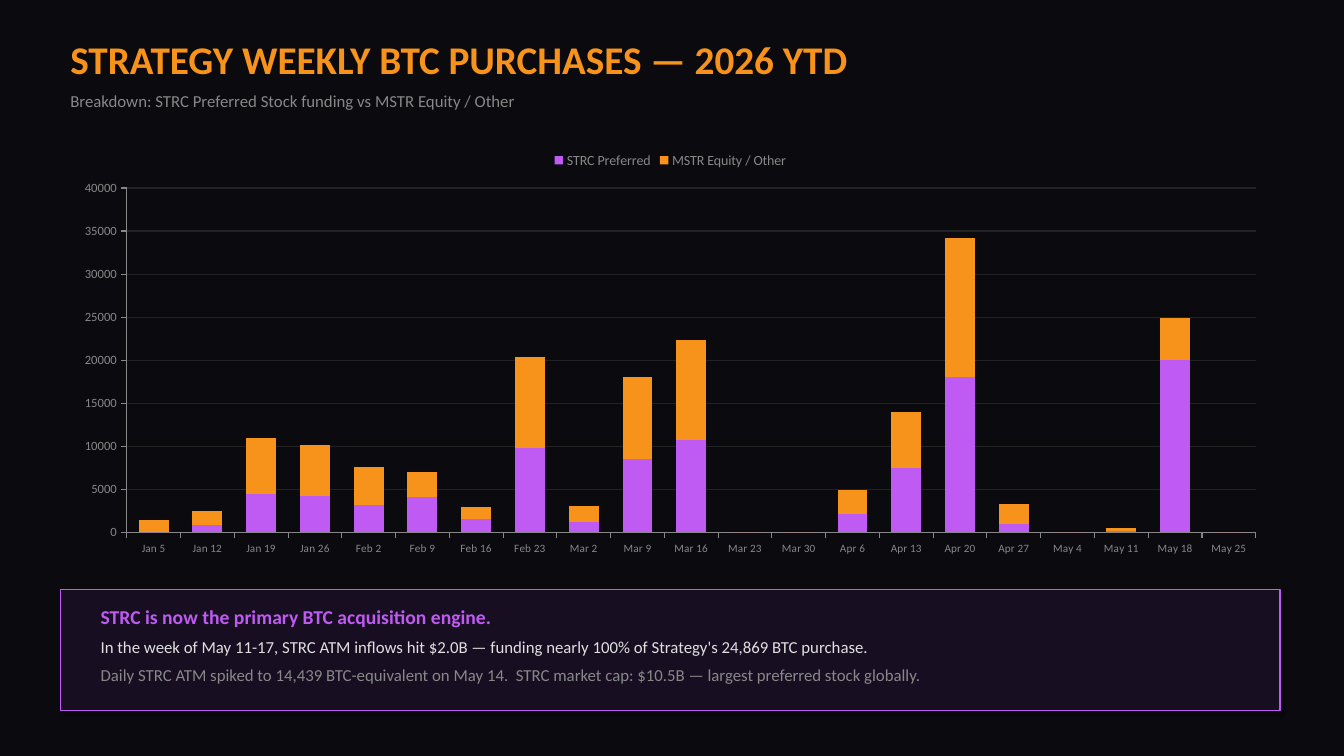
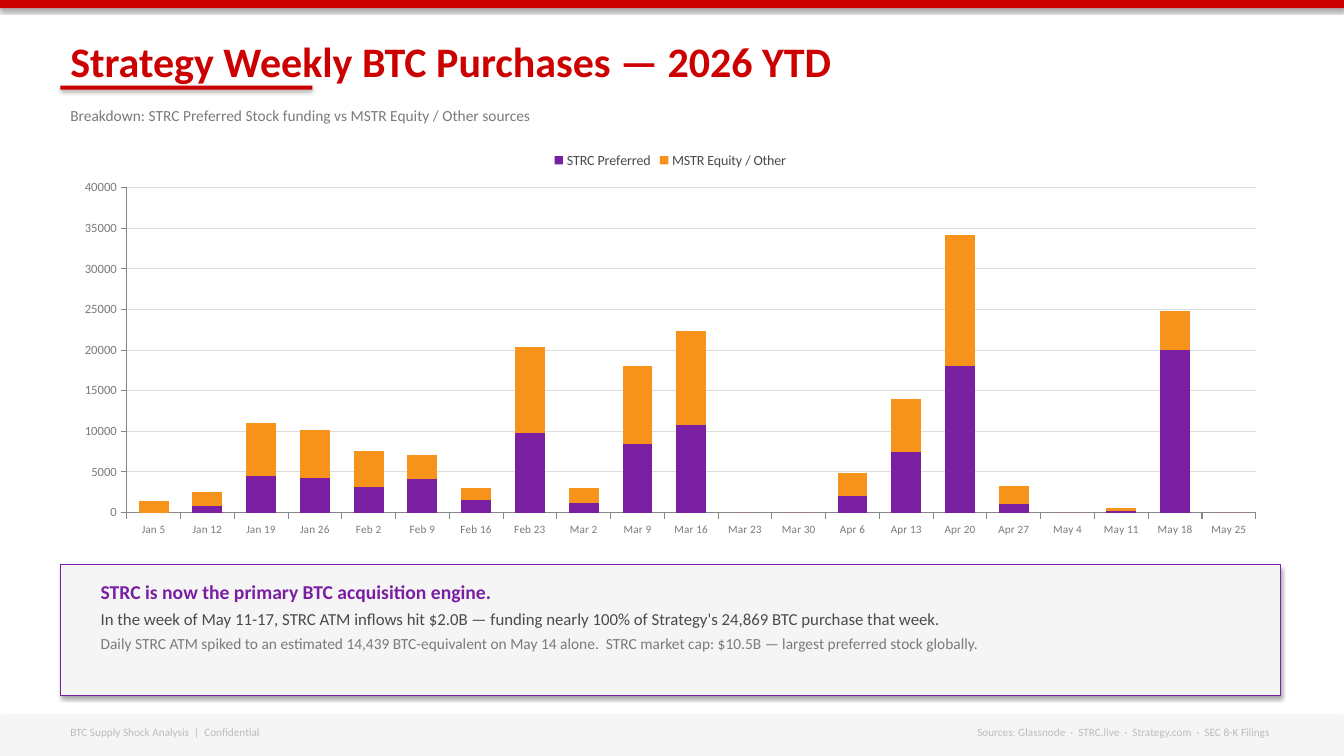
Before and after one commit to lorangb/btc-supply-dashboard, a slide deck: slide 4 of BTC_Supply_Shock_Dashboard.pptx (slide 3 before the commit). Drawn at 1344x756 pixels with LibreOffice and Linux fonts; fonts in the diff are those of the drawing. Boxes give left, top, right and bottom in pixels: in the first picture for what was removed or moved away, otherwise in the second. Text is boxed around its words. In the diff, an @@ line names an element or a change of style, - is before the commit and + after.

```diff
--- a/BTC_Supply_Shock_Dashboard.pptx
+++ b/BTC_Supply_Shock_Dashboard.pptx
@@ background #0A0A0F to #FFFFFF @@
@@ rectangle added at [0, 0, 1344, 8], fill #CC0000 @@
@@ text at [70, 47, 831, 87]: text changed; size 28 to 30 pt; text colour #F7931A to #CC0000 @@
-STRATEGY WEEKLY BTC PURCHASES — 2026 YTD
+Strategy Weekly BTC Purchases — 2026 YTD
@@ rectangle added at [60, 86, 313, 90], fill #CC0000 @@
@@ text at [70, 110, 530, 124]: text changed; size 12 to 11 pt; text colour #888888 to #7A7A7A @@
-Breakdown: STRC Preferred Stock funding vs MSTR Equity / Other
+Breakdown: STRC Preferred Stock funding vs MSTR Equity / Other sources
@@ column stacked chart at [60, 141, 1280, 544] @@
@@ colour of STRC Preferred #BF5AF2 to #7B1FA2 @@
@@ legend changed @@
@@ category axis changed @@
@@ value axis changed @@
@@ column stacked chart: place and size @@
-column stacked chart at [60, 141, 1280, 565]
+column stacked chart at [60, 141, 1280, 544]
@@ rectangle: place and size @@
-rectangle at [60, 590, 1280, 711]
+rectangle at [60, 565, 1280, 696]
@@ rectangle at [60, 565, 1280, 696]: fill #180E22 to #F5F5F5; outline #BF5AF2 1 pt to #7B1FA2 0.75 pt @@
@@ text "STRC is now the primary ...": place and size @@
-text "STRC is now the primary ..." at [101, 610, 920, 684]
+text "STRC is now the primary ..." at [101, 585, 977, 652]
@@ text at [101, 585, 491, 603]: text colour #BF5AF2 to #7B1FA2 in "STRC is now the primary BTC acquisition ..." @@
@@ text at [101, 613, 977, 652]: text changed; size 12 to 11 pt; text colour #888888 to #7A7A7A @@
-In the week of May 11-17, STRC ATM inflows hit $2.0B — funding nearly 100% of Strategy's 24,869 BTC purchase.
-Daily STRC ATM spiked to 14,439 BTC-equivalent on May 14. STRC market cap: $10.5B — largest preferred stock globally.
+In the week of May 11-17, STRC ATM inflows hit $2.0B — funding nearly 100% of Strategy's 24,869 BTC purchase that week.
+Daily STRC ATM spiked to an estimated 14,439 BTC-equivalent on May 14 alone. STRC market cap: $10.5B — largest preferred stock globally.
@@ rectangle added at [0, 716, 1344, 756], fill #F5F5F5 @@
@@ text added at [70, 729, 259, 737], 8 pt, text #BBBBBB @@
+BTC Supply Shock Analysis | Confidential
@@ text added at [977, 728, 1269, 738], 8 pt, text #BBBBBB @@
+Sources: Glassnode · STRC.live · Strategy.com · SEC 8-K Filings
```
Also in this commit, not shown: 9 other slides changed, 1 slide added, 1 other file.
